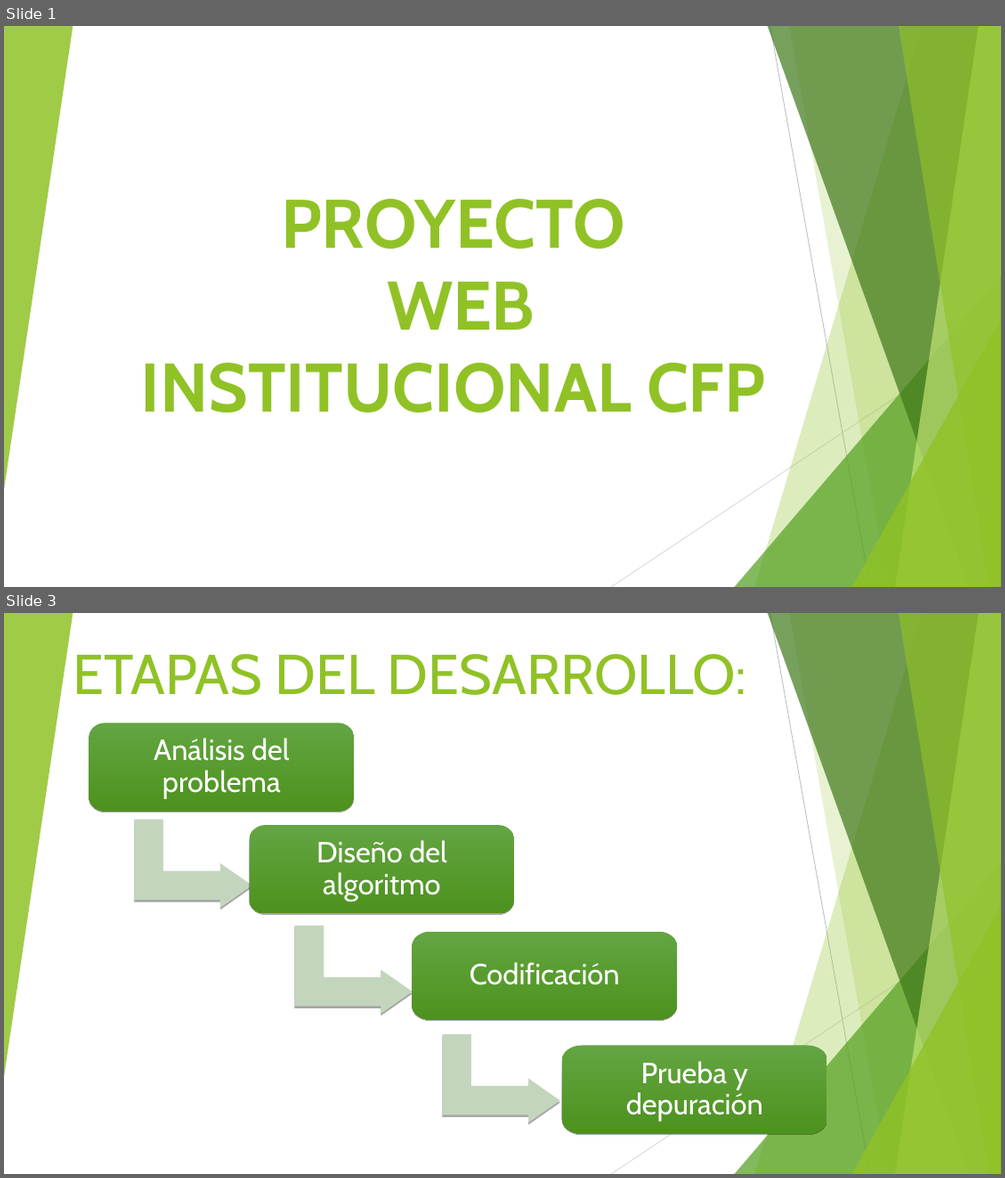
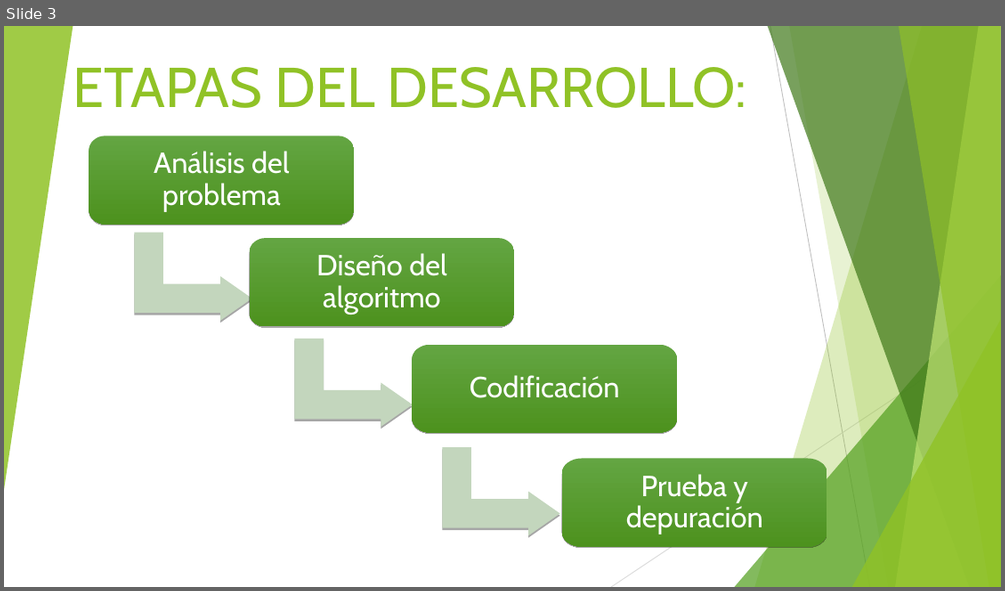
Before and after one commit to mariela21180/institucional-cfp, a slide deck: - Presentacion/Filminas.pps. Shown one above the other, each under a label of ours: slides 1 and 3 before the commit, slide 3 after it; the slides between them are not shown. The pictures are 1005x1178 and 1005x591 pixels, drawn with LibreOffice and Linux fonts; fonts in the diff are those of the drawing. Boxes give left, top, right and bottom in pixels: in the first picture for what was removed or moved away, otherwise in the second. Text is boxed around its words. In the diff, an @@ line names an element or a change of style, - is before the commit and + after.

```diff
--- a/- Presentacion/Filminas.pps
+++ b/- Presentacion/Filminas.pps
@@ slide 1 removed at bbox=[4, 26, 1001, 587], background #FFFFFF; not listed: 10 template elements that a slide beside it also shows @@
@@ title removed at bbox=[141, 199, 765, 412] @@
-PROYECTO
-WEB
-INSTITUCIONAL CFP
```
Also in this commit, not shown: 7 slides changed, 1 slide added, 1 other file.
